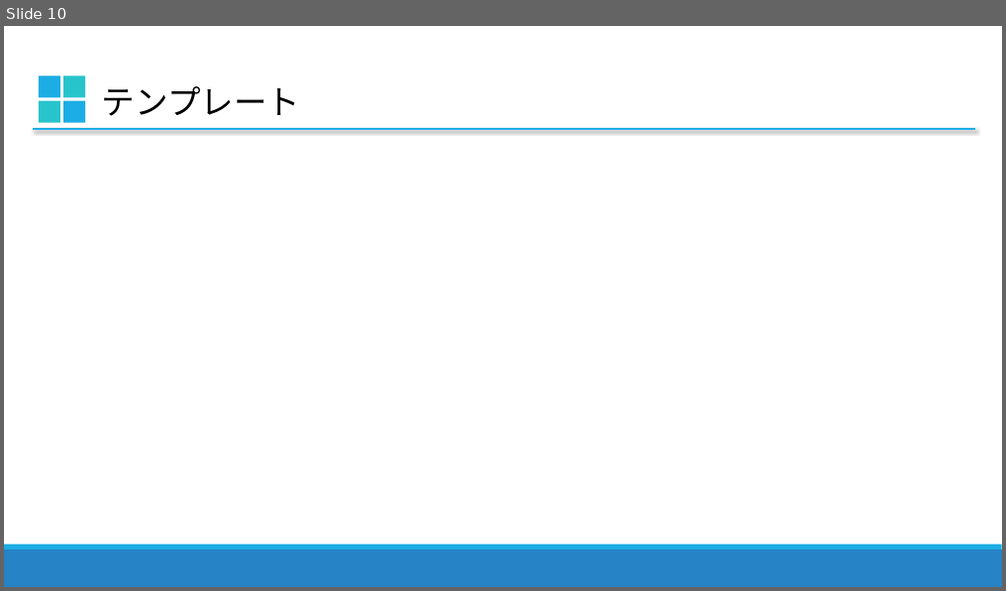
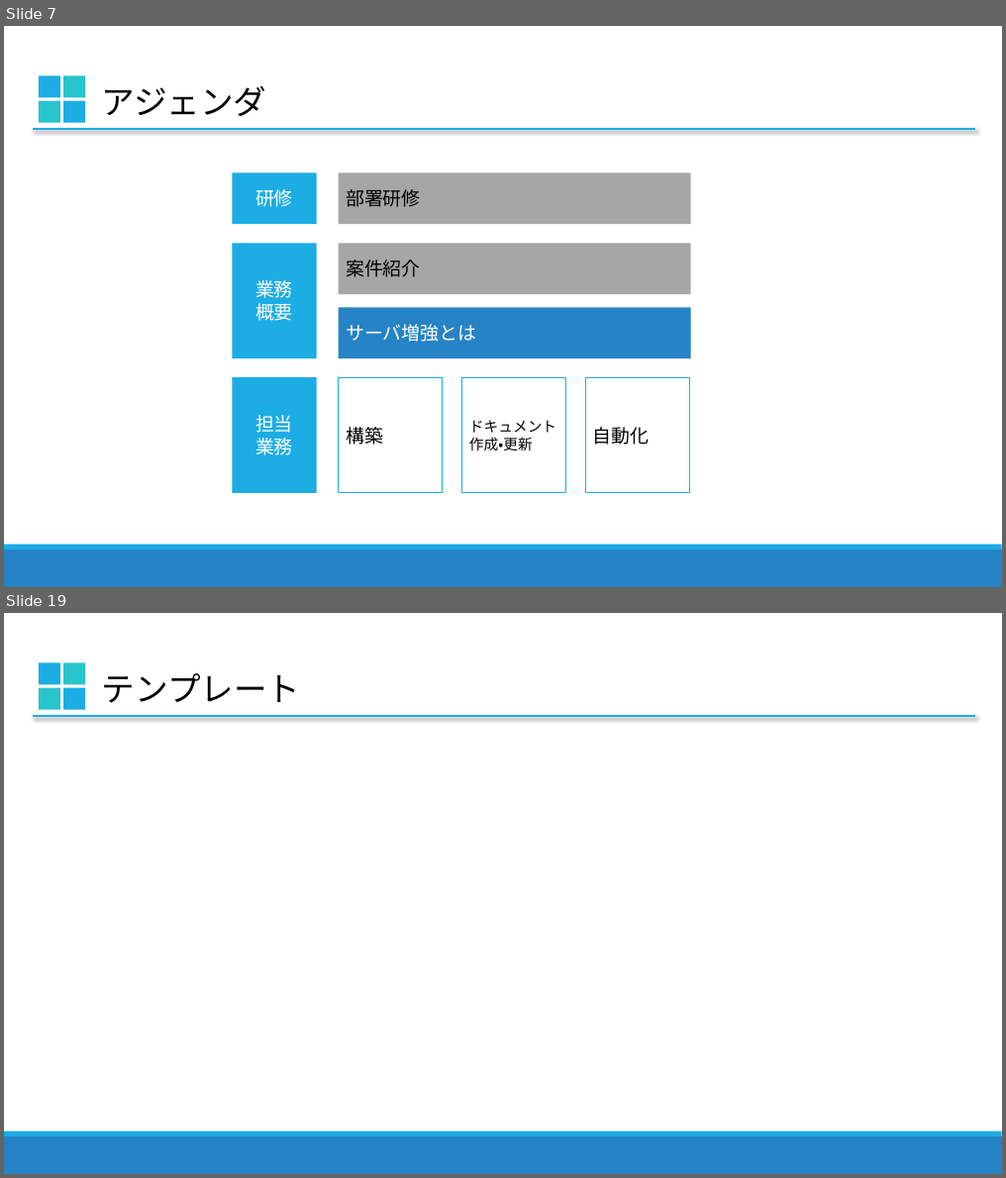
Before and after one commit to frisk1995/excels, a slide deck: sample.pptx. Shown one above the other, each under a label of ours: slide 10 before the commit, slides 7 and 19 after it; the slides between them are not shown. The pictures are 1006x591 and 1006x1178 pixels, drawn with LibreOffice and Linux fonts; fonts in the diff are those of the drawing. Boxes give left, top, right and bottom in pixels: in the first picture for what was removed or moved away, otherwise in the second. Text is boxed around its words. In the diff, an @@ line names an element or a change of style, - is before the commit and + after.

```diff
--- a/sample.pptx
+++ b/sample.pptx
@@ slide 7 added at box(4, 26, 1002, 587), background #FFFFFF; not listed: 2 template elements that a slide beside it also shows @@
@@ group added at box(39, 76, 85, 123): 4 rectangles @@
@@ text added at box(102, 85, 267, 116), 32 pt, text #000000 @@
+アジェンダ
@@ line added from (33, 129) to (975, 129), #1CADE4 2 pt @@
@@ rectangle added at box(233, 173, 317, 224), fill #1CADE4, 18 pt, text #FFFFFF @@
+研修
@@ rectangle added at box(339, 173, 691, 224), fill #A6A6A6, 18 pt, text #000000 @@
+部署研修
@@ rectangle added at box(233, 243, 317, 359), fill #1CADE4, 18 pt, text #FFFFFF @@
+業務
+概要
@@ rectangle added at box(339, 243, 691, 294), fill #A6A6A6, 18 pt, text #000000 @@
+案件紹介
@@ rectangle added at box(339, 307, 691, 359), fill #2683C6, 18 pt, text #FFFFFF @@
+サーバ増強とは
@@ rectangle added at box(233, 377, 317, 493), fill #1CADE4, 18 pt, text #FFFFFF @@
+担当
+業務
@@ rectangle added at box(339, 377, 443, 493), fill #FFFFFF, outline #1CADE4 1.25 pt, 18 pt, text #000000 @@
+構築
@@ rectangle added at box(462, 377, 566, 493), fill #FFFFFF, outline #1CADE4 1.25 pt, 14 pt, text #000000 @@
+ドキュメント作成・更新
@@ rectangle added at box(586, 377, 690, 493), fill #FFFFFF, outline #1CADE4 1.25 pt, 18 pt, text #000000 @@
+自動化
@@ what was slide 10 is now slide 19 @@
```
Also in this commit, not shown: 8 slides changed, 9 other slides added, 1 slide removed.
